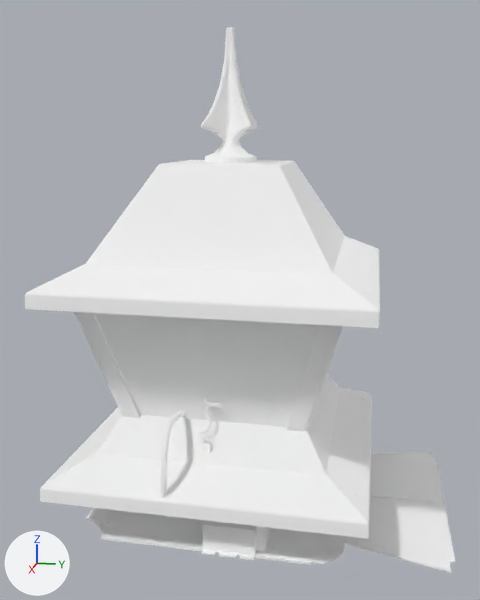
A saved change to the glTF model geometry-service/assets/shells/mvx-coach.glb.
Rendered twice from a 50 mm lens placed at (0.91, 0.141, 0.614), pointed at (0.005, -0.04, 0.388). The lights are fixed; the arrows at lower left show +X, +Y and +Z. The older version comes first. Vertices at exactly the same position are counted once.

The scene before the commit, as lines of its bpy script (objects in view):
```python
me_mesh_0 = bpy.data.meshes.new('Mesh_0')
me_mesh_0.from_pydata(...)  # 18641 vertices, 23984 faces; spans x -0.207..0.207, y -0.261..0.261, z 0.0..0.752
me_mesh_0.materials.append(mat_will_body)  # white #ffffff
ob_mesh_0 = bpy.data.objects.new('Mesh_0', me_mesh_0)
ob_mesh_0.location = (0.0, 0.0, 0.0)
```
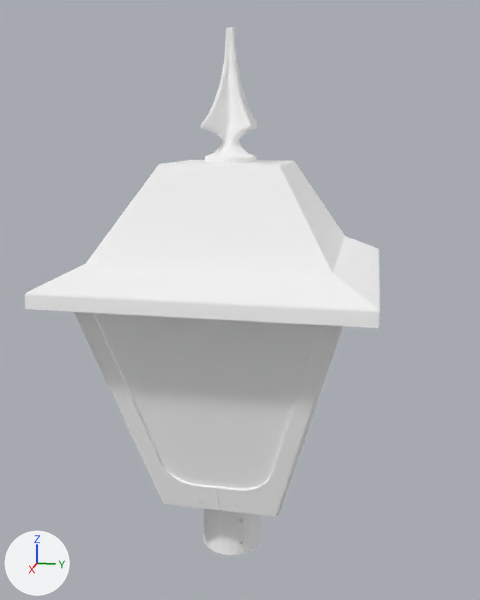
The newer file is also turned or shifted as a whole; pictures and numbers use the older file's frame.

Where the change shows, as pixel boxes (x1, y1, x2, y2) in the pictures (480 x 600 px):
'Mesh_0', reshaped (17% narrower): before (25, 27, 455, 573); after (25, 27, 380, 555)
part 1 of me_mesh_0, deleted: before (40, 373, 455, 573)
part 2 of me_mesh_0, cut back: before (25, 27, 380, 560); after (25, 27, 380, 552)

The edits, one by one:
me_mesh_0 is used by ob_mesh_0; location (0.0, 0.0, 0.0).
me_mesh_0 had 18641 vertices, 23984 faces and spanned x -0.207..0.207, y -0.261..0.261, z 0.0..0.752.
me_mesh_0 now has 7495 vertices, 11332 faces and spans x -0.207..0.207, y -0.261..0.153, z 0.0..0.752.
me_mesh_0 part 1: 409 loose pieces with 11772 vertices, spanning x -0.207..0.207, y -0.261..0.261, z 0.01..0.444, are deleted.
me_mesh_0 part 2: 330 vertices moved within x -0.206..0.207, y -0.26..0.153, z 0.015..0.752; 268 vertices removed from x -0.205..0.205, y -0.259..0.138, z 0.056..0.752; 894 vertices added at x -0.205..0.205, y -0.258..0.139, z 0.017..0.752.
Other edits to the shape of me_mesh_0 do not show in these pictures.
